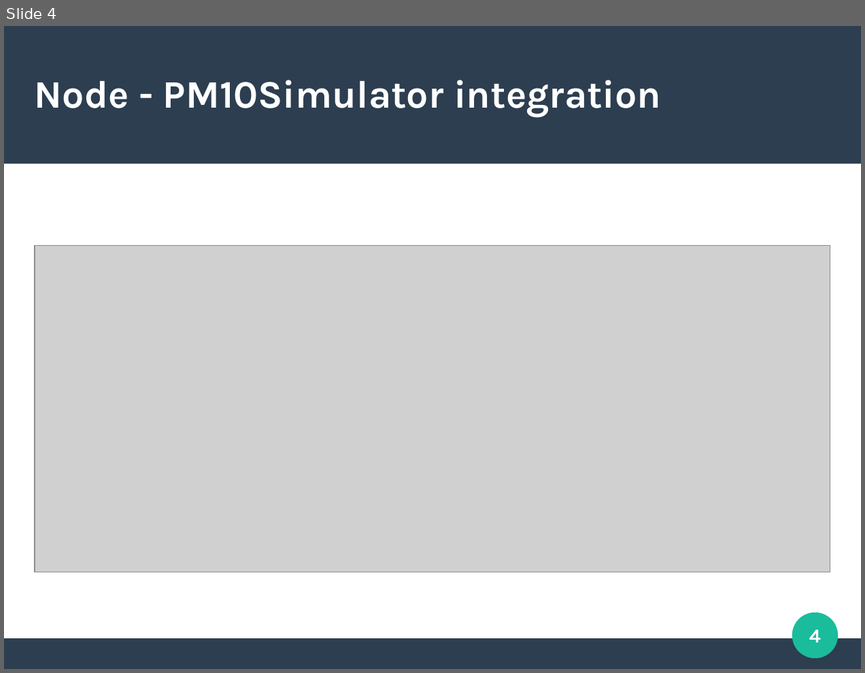
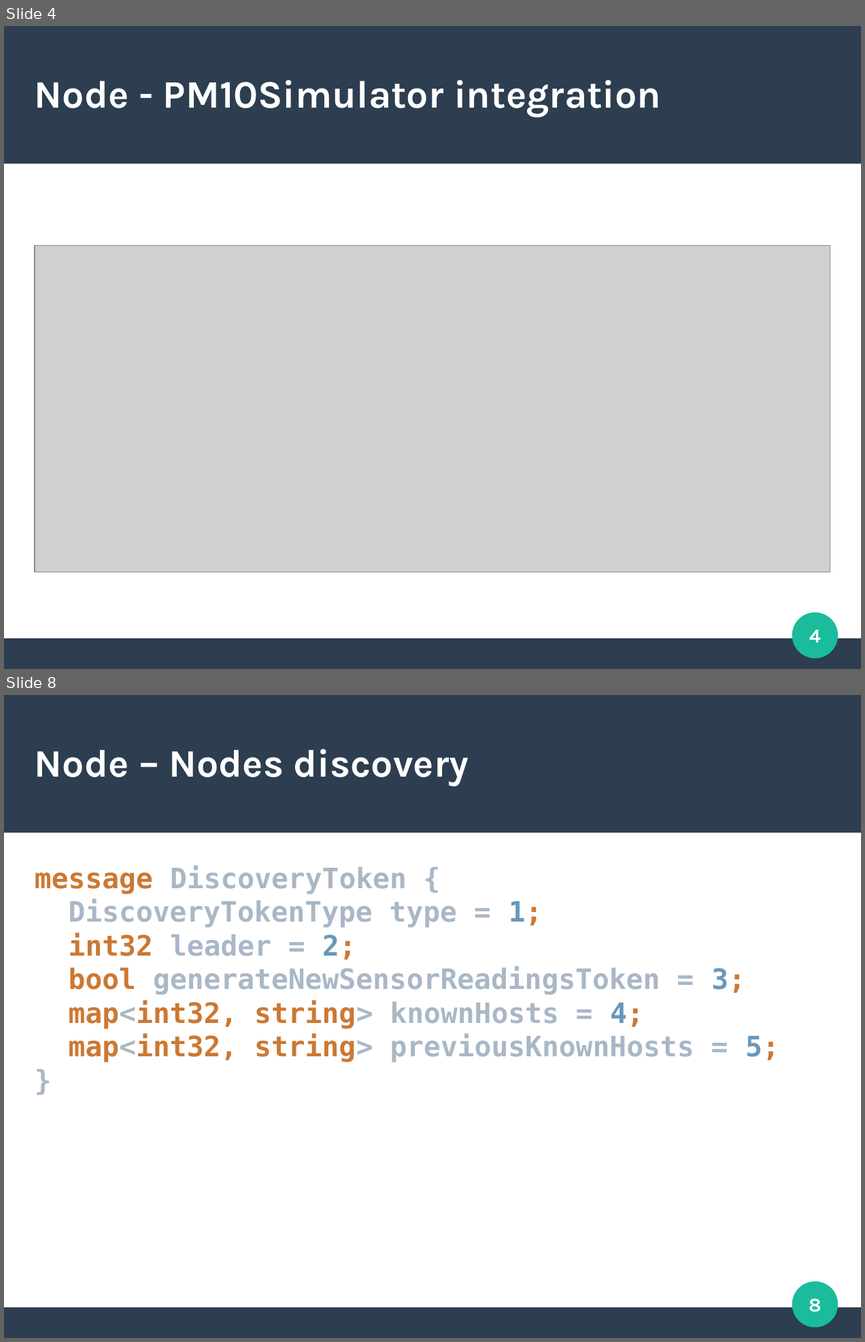
Before and after one commit to slinkydeveloper/sdp-project, a slide deck: slides.odp. Shown one above the other, each under a label of ours: slide 4 before the commit, slides 4 and 8 after it; the slides between them are not shown. The pictures are 865x673 and 865x1342 pixels, drawn with LibreOffice and Linux fonts; fonts in the diff are those of the drawing; grey boxes stand for pictures. Boxes give left, top, right and bottom in pixels: in the first picture for what was removed or moved away, otherwise in the second. Text is boxed around its words. In the diff, an @@ line names an element or a change of style, - is before the commit and + after.

```diff
--- a/slides.odp
+++ b/slides.odp
@@ slide 8 added at (4, 695, 861, 1338), background #FFFFFF; not listed: 3 template elements that a slide beside it also shows @@
@@ title added at (35, 749, 469, 786), 36 pt, text #FFFFFF, bold @@
+Node – Nodes discovery
@@ text added at (35, 865, 779, 1062), 26 pt, text #A9B7C6, bold @@
+message DiscoveryToken {
+DiscoveryTokenType type = 1;
+int32 leader = 2;
+bool generateNewSensorReadingsToken = 3;
+map<int32, string> knownHosts = 4;
+map<int32, string> previousKnownHosts = 5;
+}
@@ page number added at (808, 1298, 821, 1312), 18 pt, text #FFFFFF, bold @@
+8
```
Also in this commit, not shown: 1 slide changed, 9 other slides added, 1 slide removed, 13 other files.
